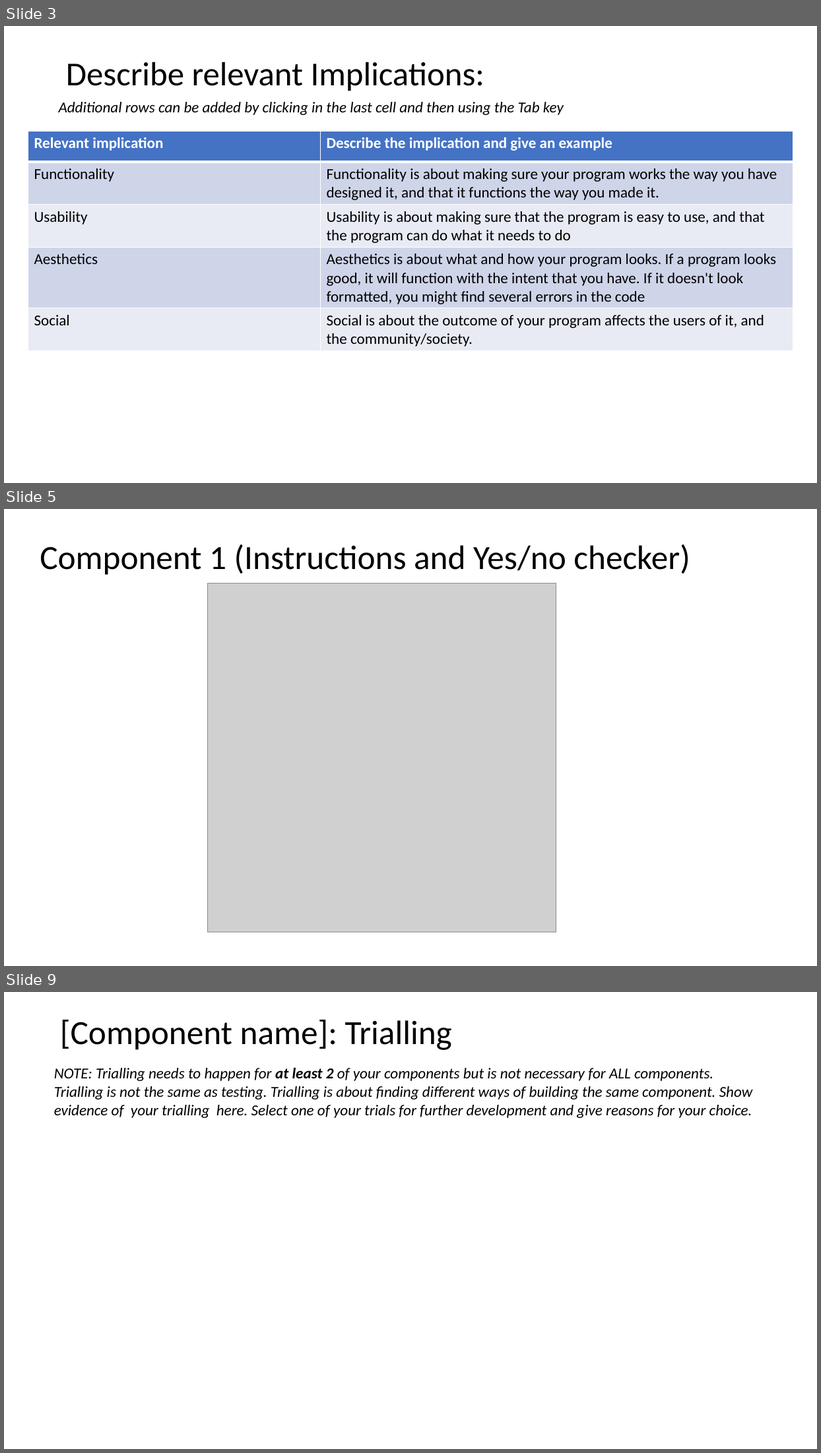
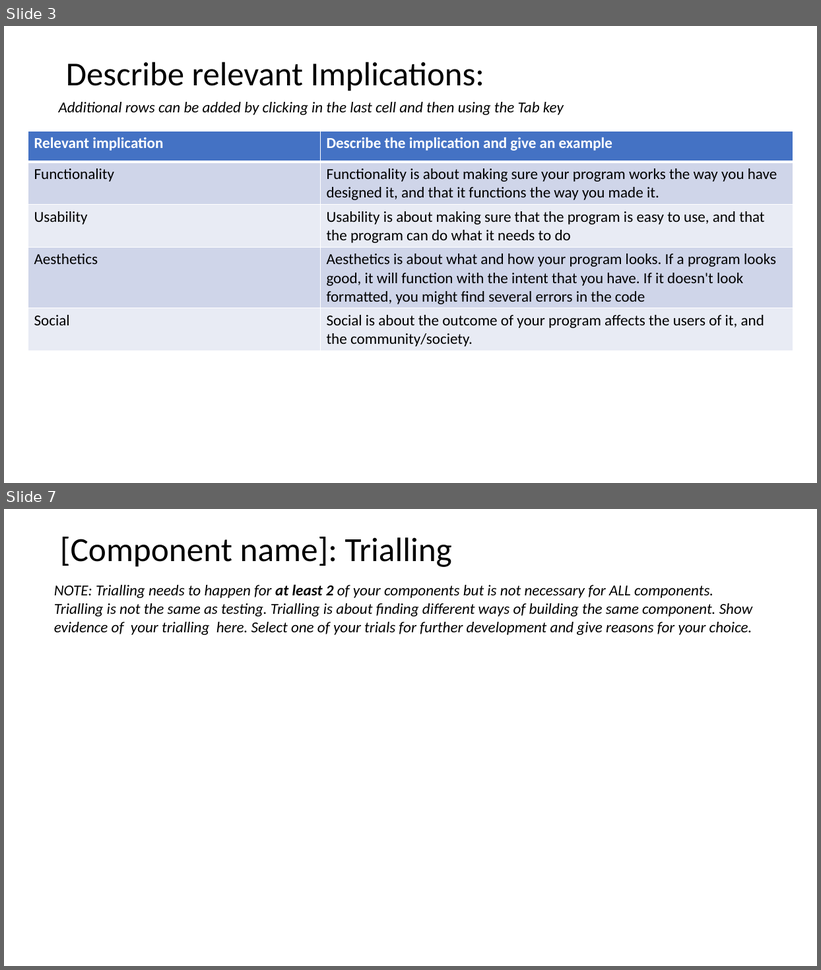
Before and after one commit to joshbatmiddleton/Lucky-Unicorn, a slide deck: Lucky Unicorn Documentation.pptx. Shown one above the other, each under a label of ours: slides 3, 5 and 9 before the commit, slides 3 and 7 after it; the slides between them are not shown. The pictures are 821x1453 and 821x970 pixels, drawn with LibreOffice and Linux fonts; fonts in the diff are those of the drawing; grey boxes stand for pictures. Boxes give left, top, right and bottom in pixels: in the first picture for what was removed or moved away, otherwise in the second. Text is boxed around its words. In the diff, an @@ line names an element or a change of style, - is before the commit and + after.

```diff
--- a/Lucky Unicorn Documentation.pptx
+++ b/Lucky Unicorn Documentation.pptx
@@ slide 5 removed at <box>4,509,817,966</box>, background #FFFFFF @@
@@ title removed at <box>40,544,690,575</box> @@
-Component 1 (Instructions and Yes/no checker)
@@ picture removed at <box>208,584,556,933</box> @@
@@ what was slide 9 is now slide 7 @@
```
Also in this commit, not shown: 4 slides changed, 1 slide added, 1 other slide removed, 2 other files.
